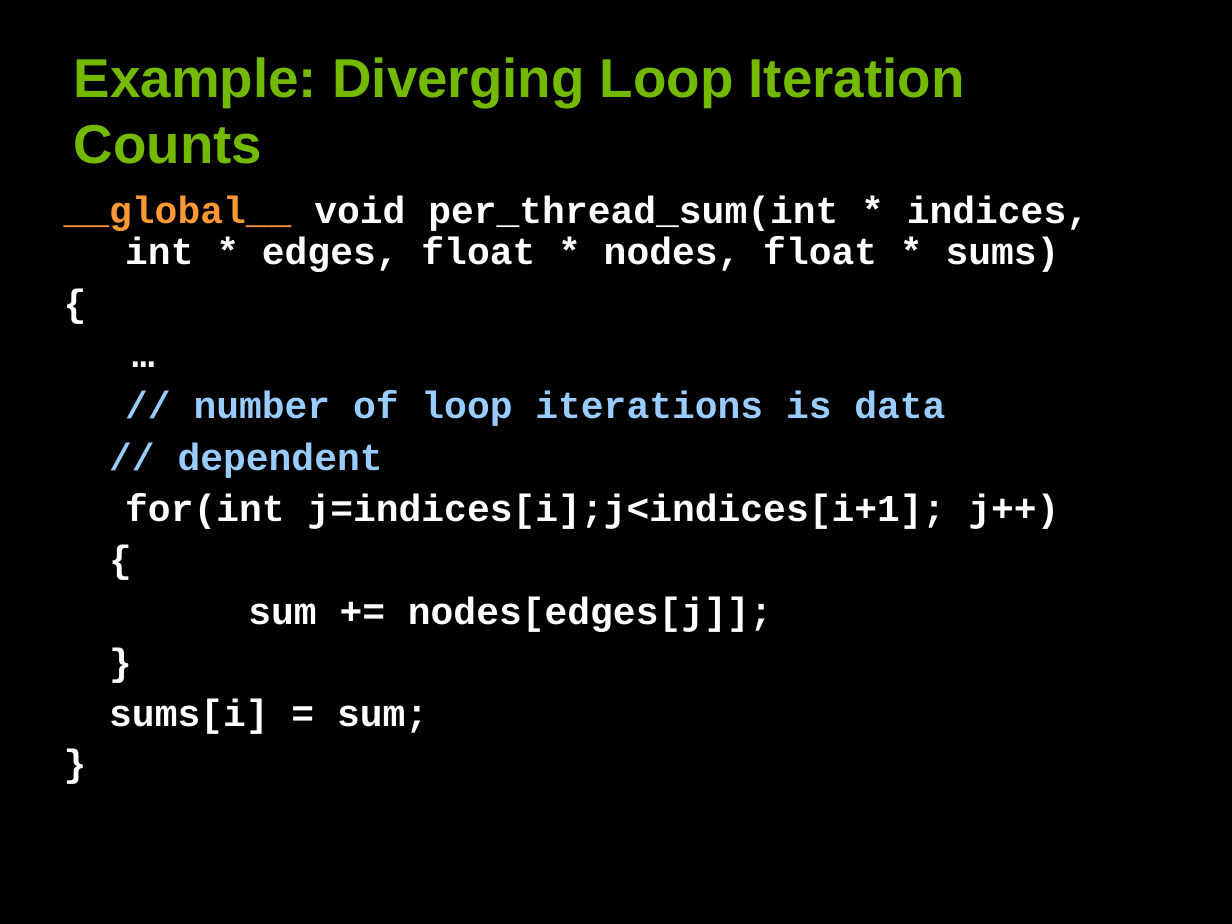
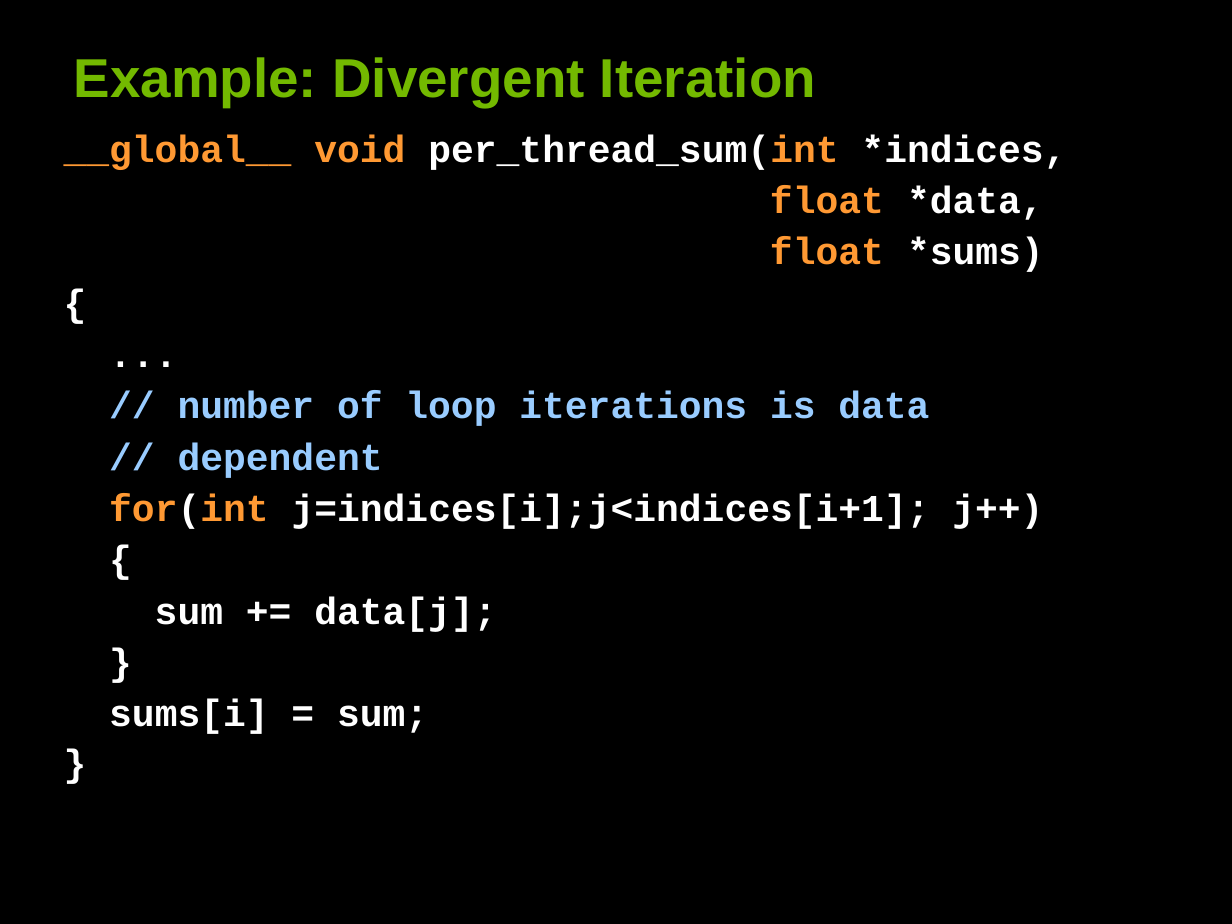
Before and after one commit to deeperlearning/stanford-cs193g-sp2010, a slide deck: slide 26 of lectures/lecture_5/performance_considerations.ppt. Drawn at 1232x924 pixels with LibreOffice and Linux fonts; fonts in the diff are those of the drawing. Boxes give left, top, right and bottom in pixels: in the first picture for what was removed or moved away, otherwise in the second. Text is boxed around its words. In the diff, an @@ line names an element or a change of style, - is before the commit and + after.

```diff
--- a/lectures/lecture_5/performance_considerations.ppt
+++ b/lectures/lecture_5/performance_considerations.ppt
@@ title at bbox=[74, 57, 816, 107]: text changed @@
-Example: Diverging Loop Iteration Counts
+Example: Divergent Iteration
@@ text at bbox=[64, 135, 1066, 734]: text changed @@
-…
+...
@@ text "__global__ void per_thread_sum(int *indices,": place and size @@
-text "__global__ void per_thread_sum(int *indices," at bbox=[64, 196, 1089, 734]
+text "__global__ void per_thread_sum(int *indices," at bbox=[64, 135, 1066, 734]
@@ text at bbox=[64, 135, 1066, 272]: text changed @@
-__global__ void per_thread_sum(int * indices, int * edges, float * nodes, float * sums)
+__global__ void per_thread_sum(int *indices,
+float *data,
+float *sums)
@@ text at bbox=[109, 494, 1043, 529]: text colour #FFFFFF to #FF9933 in "for(int" @@
@@ text at bbox=[155, 596, 496, 632]: text changed @@
-sum += nodes[edges[j]];
+sum += data[j];
```
Also in this commit, not shown: 22 other slides changed, 1 other file.
